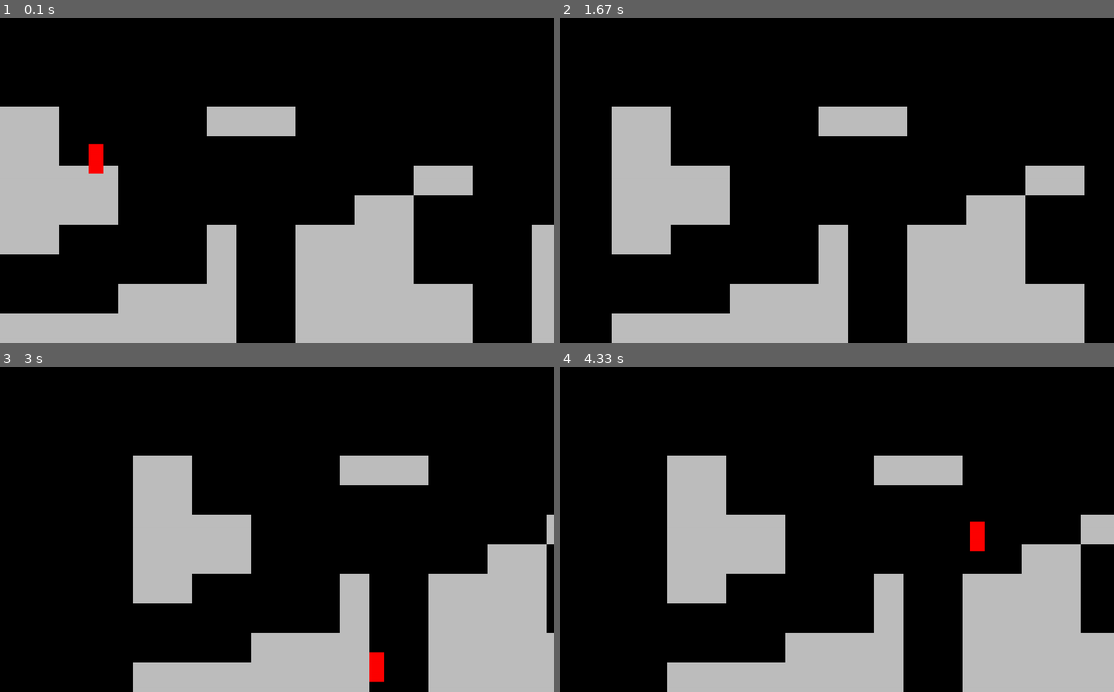
Above: before the commit, frames 1-4 (two rows, left to right).
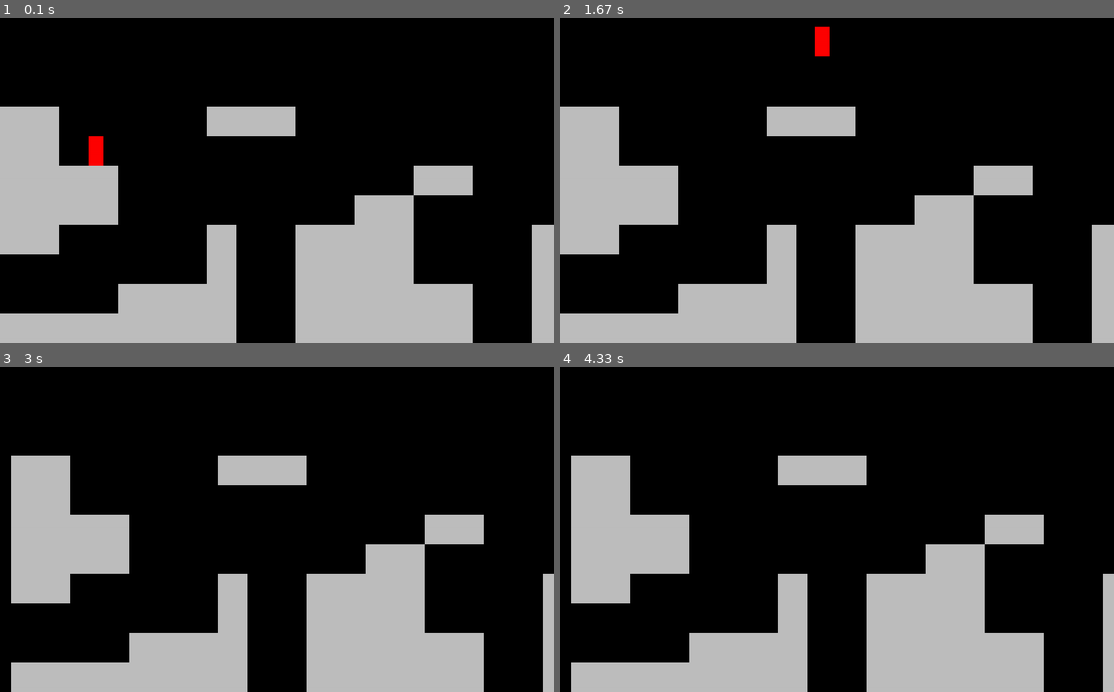
Above: after the commit, the same moments.

Repository: miroslavsavel/SuperMirioBros
Game: pygame game, started from main.py
The game is run twice, just before and just after one commit, with the same random seed, the same clock (stepped at 60 frames per second) and the same inputs.
Inputs:
- Up to frame 1 (0.1 s): no input
- Up to frame 2 (1.67 s): hold Right 0.33-0.8 s; hold Right 0.83-1.3 s; tap Space at 0.9, 1.2, 1.4 s; hold Left from 1.33 s (still down)
- Up to frame 3 (3 s): tap Space at 1.7, 1.97, 2.27 s; release Left at 1.87 s; hold Left 1.9-2.3 s
- Up to frame 4 (4.33 s): hold Right 3-3.47 s; tap Space at 3.07, 3.37, 4.07 s; hold Right from 4 s (still down)

The runs differ from the first frame. In frame 1, 0.1% of the frame differs, in the area x 16-19%, y 36-48%; in frame 2, 27%; in frame 3, 37%, in the area x 2-100%, y 27-100%; in frame 4, 34%.

Commit message:
vertical movement collision method added to the level class

Diff:
--- a/level.py
+++ b/level.py
@@ -54,6 +54,19 @@
                 elif player.direction.x > 0:
                     player.rect.right = sprite.rect.left
 
+    def vertical_movement_collision(self):
+        player = self.player.sprite
+        player.apply_gravity()
+
+        # look for collisions with all tiles
+        for sprite in self.tiles.sprites():
+            if sprite.rect.colliderect(player.rect):    # checking collision on the rect around sprite
+                # figure out if player moving up
+                if player.direction.y > 0: # we are moving up
+                    player.rect.bottom = sprite.rect.top
+                elif player.direction.y > 0:    #player if moving down
+                    player.rect.top = sprite.rect.bottom
+
 
     def run(self):
         # update tiles
@@ -64,6 +77,7 @@
         #update player
         self.player.update()
         self.horizontal_movement_collision()
+        self.vertical_movement_collision()
         self.player.draw(self.display_surface)
 
         pass
--- a/player.py
+++ b/player.py
@@ -39,4 +39,4 @@
     def update(self):
         self.get_input()
         # self.rect.x += self.direction.x * self.speed  # separate because we want detect horizontal collisions
-        self.apply_gravity()
+        # self.apply_gravity()  # moved to the level class
